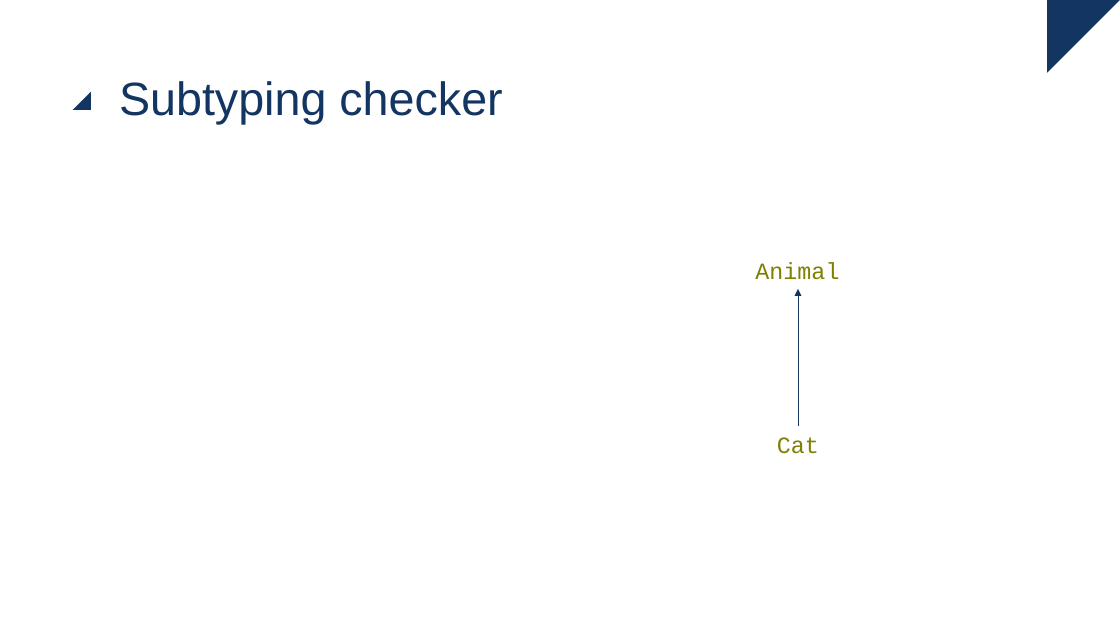
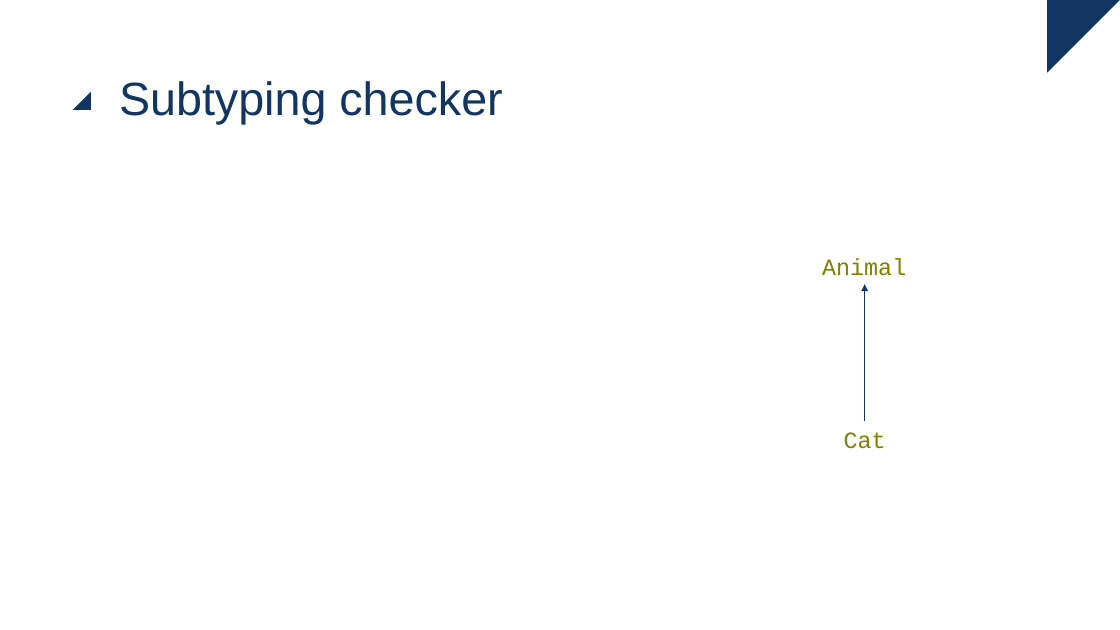
Before and after one commit to ingmars1709/checker, a slide deck: slide 20 of Checker Framework.pptx (slide 19 before the commit). Drawn at 1120x630 pixels with LibreOffice and Linux fonts; fonts in the diff are those of the drawing. Boxes give left, top, right and bottom in pixels: in the first picture for what was removed or moved away, otherwise in the second. Text is boxed around its words. In the diff, an @@ line names an element or a change of style, - is before the commit and + after.

```diff
--- a/Checker Framework.pptx
+++ b/Checker Framework.pptx
@@ 2 texts, 1 arrow moved together from (x1=755, y1=262, x2=839, y2=454) to (x1=822, y1=258, x2=906, y2=449) @@
```
Also in this commit, not shown: 10 other slides changed, 2 slides added.
